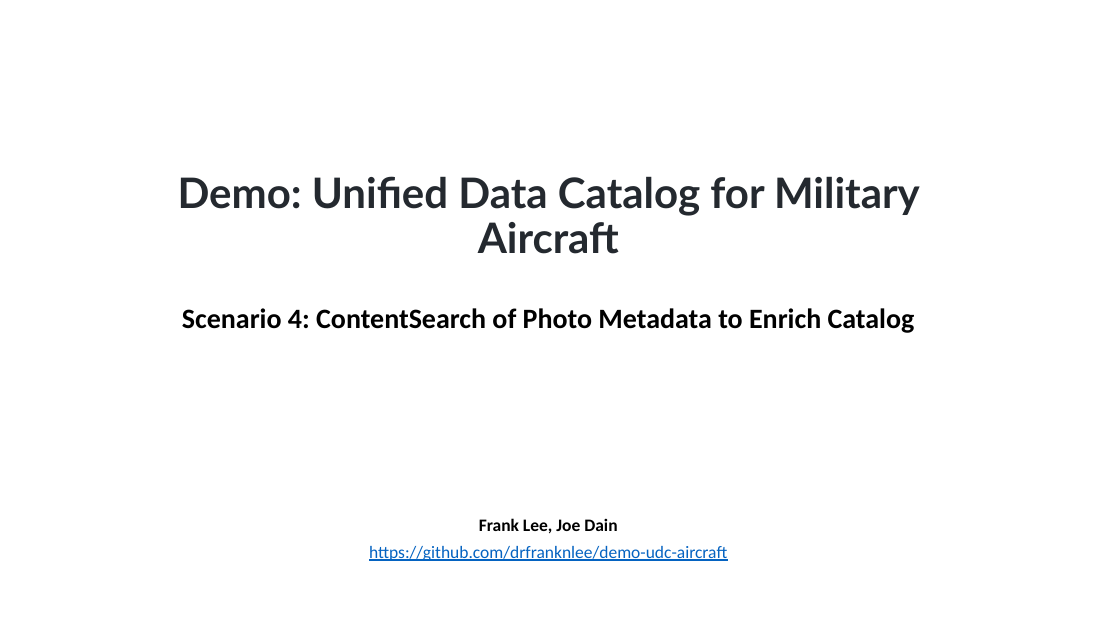
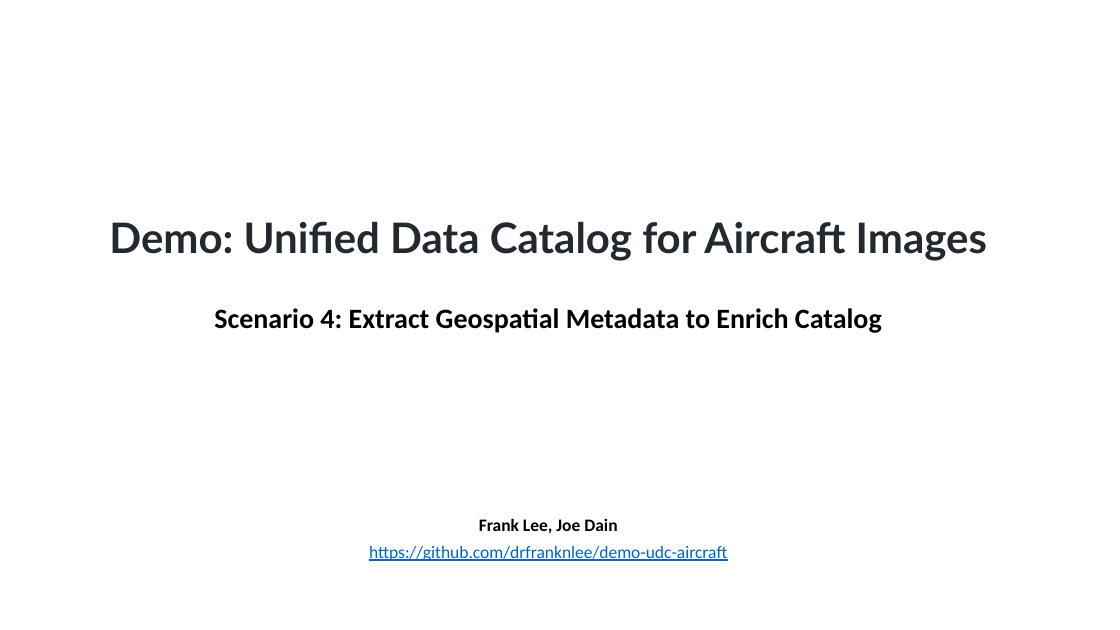
Before and after one commit to drfranknlee/udc-for-image-analytics, a slide deck: slide 1 of scenario4/recording/T101389-Scenario4-v20210921.pptx. Drawn at 1120x630 pixels with LibreOffice and Linux fonts; fonts in the diff are those of the drawing. Boxes give left, top, right and bottom in pixels: in the first picture for what was removed or moved away, otherwise in the second. Text is boxed around its words. In the diff, an @@ line names an element or a change of style, - is before the commit and + after.

```diff
--- a/scenario4/recording/T101389-Scenario4-v20210921.pptx
+++ b/scenario4/recording/T101389-Scenario4-v20210921.pptx
@@ title at <box>109,221,987,261</box>: text changed @@
-Demo: Unified Data Catalog for Military Aircraft
+Demo: Unified Data Catalog for Aircraft Images
@@ text at <box>214,308,882,333</box>: text changed @@
-Scenario 4: ContentSearch of Photo Metadata to Enrich Catalog
+Scenario 4: Extract Geospatial Metadata to Enrich Catalog
```
Also in this commit, not shown: 16 other files.
